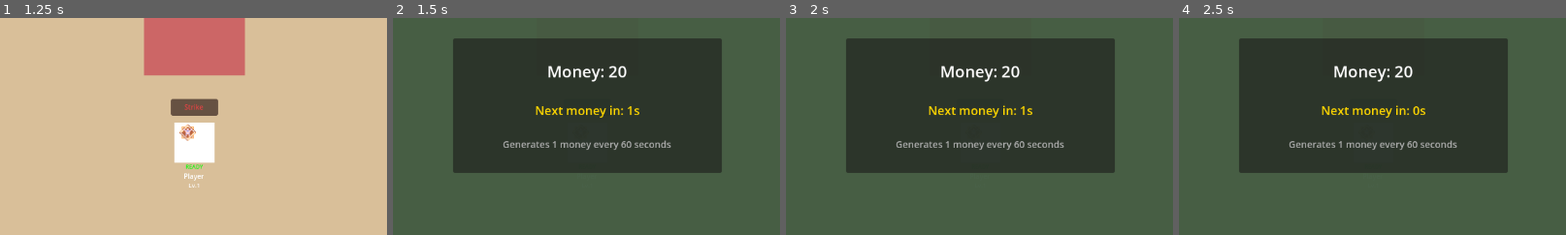
Above: before the commit, frames 1-4 (left to right).
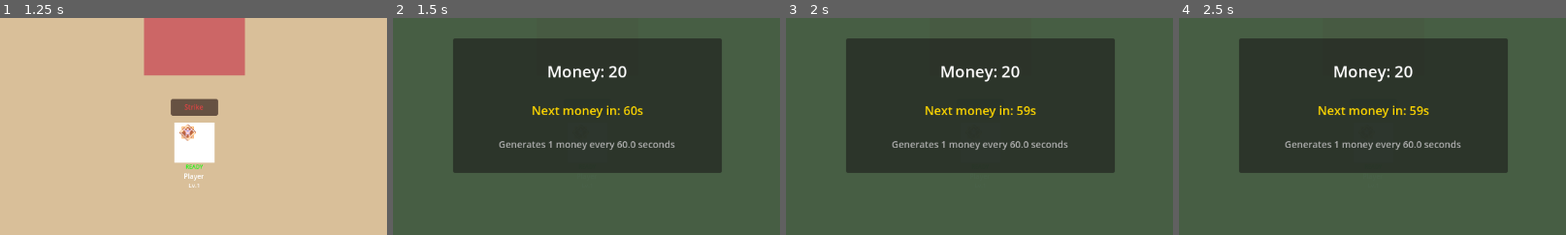
Above: after the commit, the same moments.

Repository: Kannerxp/gachaclicker
Game: Godot game, scene res://TitleScreen.tscn
Two runs of this game, one before a commit and one after it. Both use one fixed random seed, a clock stepped at 60 frames per second and the inputs below.
Inputs (mouse positions are % of the whole screen's width and height, from its top left):
- Up to frame 1 (1.25 s): tap Enter at 0.5 s; move the mouse to (72, 45) at 0.52 s; tap 1 at 0.6 s; click (72, 45) at 0.67 s
- Up to frame 2 (1.5 s): click "Bank" at 1.25 s
- Up to frame 3 (2 s): no input
- Up to frame 4 (2.5 s): click "Story" at 2 s
The pictures show only the part of the screen within x 25-75%, y 30-80%; the shares and areas given below are measured in that part.

Frame 1 is identical in both runs. In frame 2, 1.6% of the frame differs, in the area x 27-73%, y 40-61%; in frame 3, 1.6%; in frame 4, 1.6%.

Commit message:
Add files via upload

Diff:
--- a/claudev-2-(copy)/BankUI.gd
+++ b/claudev-2-(copy)/BankUI.gd
@@ -7,40 +7,26 @@
 @onready var rate_label = $Panel/VBox/RateLabel
 @onready var back_button = $BackButton
 
-var current_money: int = 0
-var time_until_next: float = 0.0
-var generation_interval: float = 60.0
-var speed_multiplier: float = 1.0
-
 func _ready():
 	back_button.pressed.connect(_on_back_pressed)
 
 func _on_back_pressed():
 	back_pressed.emit()
 
-func _process(delta):
-	if time_until_next > 0:
-		time_until_next -= delta
-		update_timer_display()
-
-func setup(money: int, timer: float, interval: float, multiplier: float):
-	current_money = money
-	time_until_next = timer
-	generation_interval = interval
-	speed_multiplier = multiplier
-	update_display()
-
-func update_display():
-	money_label.text = "Money: " + str(current_money)
+func update_display(money: int, current_timer: float, generation_interval: float, speed_multiplier: float):
+	# Update money display
+	money_label.text = "Money: " + str(money)
 
 	# Calculate actual generation time with multiplier
 	var actual_interval = generation_interval / speed_multiplier
-	rate_label.text = "Generates 1 money every " + str(int(actual_interval)) + " seconds"
+	rate_label.text = "Generates 1 money every " + str(snapped(actual_interval, 0.1)) + " seconds"
 	if speed_multiplier > 1.0:
 		rate_label.text += " (x" + str(snapped(speed_multiplier, 0.1)) + " speed)"
 
-	update_timer_display()
+	# Calculate time remaining until next money
+	var time_remaining = actual_interval - current_timer
+	if time_remaining < 0:
+		time_remaining = actual_interval
 
-func update_timer_display():
-	var seconds_left = int(ceil(time_until_next))
+	var seconds_left = int(ceil(time_remaining))
 	timer_label.text = "Next money in: " + str(seconds_left) + "s"
--- a/claudev-2-(copy)/Main.gd
+++ b/claudev-2-(copy)/Main.gd
@@ -163,6 +163,10 @@
 	update_buff_debuff_timers(delta)
 	handle_auto_gold(delta)
 
+# Update Bank UI in real-time if visible
+	if bank_ui != null and bank_ui.visible:
+		bank_ui.update_display(money, money_timer, money_generation_interval, prestige_system.get_money_speed_multiplier())
+
 func handle_money_generation(delta):
 	# Apply prestige speed multiplier
 	var speed_multiplier = prestige_system.get_money_speed_multiplier()
@@ -170,9 +174,10 @@
 
 	money_timer += adjusted_delta
 	if money_timer >= money_generation_interval:
-		money_timer = 0.0
+		money_timer -= money_generation_interval  # Subtract instead of reset to preserve overflow
 		money += 1
-		update_ui()
+		# No need to call update_ui() here - it's called in _process when bank is visible
+		print("Generated 1 money! Total: ", money)
 
 func handle_boss_timer(delta):
 	if is_boss_level and current_enemy != null:
@@ -532,7 +537,7 @@
 	if prestige_ui != null and prestige_ui.visible:
 		prestige_ui.update_ascend_button(current_level)
 	if bank_ui != null and bank_ui.visible:
-		bank_ui.setup(money, money_timer, money_generation_interval, prestige_system.get_money_speed_multiplier())
+		bank_ui.update_display(money, money_timer, money_generation_interval, prestige_system.get_money_speed_multiplier())
 
 func update_team_display():
 	# Get all character slots
@@ -1399,7 +1404,7 @@
 		bank_ui.back_pressed.connect(hide_all_uis)
 
 	bank_ui.visible = true
-	bank_ui.setup(money, money_timer, money_generation_interval, prestige_system.get_money_speed_multiplier())
+	bank_ui.update_display(money, money_timer, money_generation_interval, prestige_system.get_money_speed_multiplier())
 
 # ========== SETTINGS UI FUNCTIONS ==========
 
